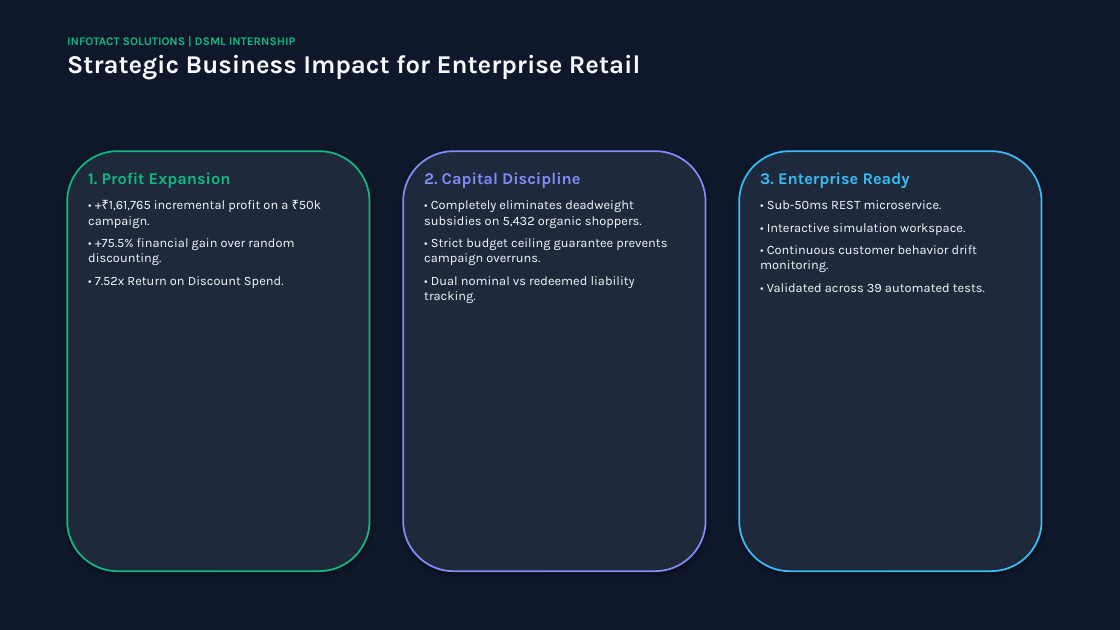
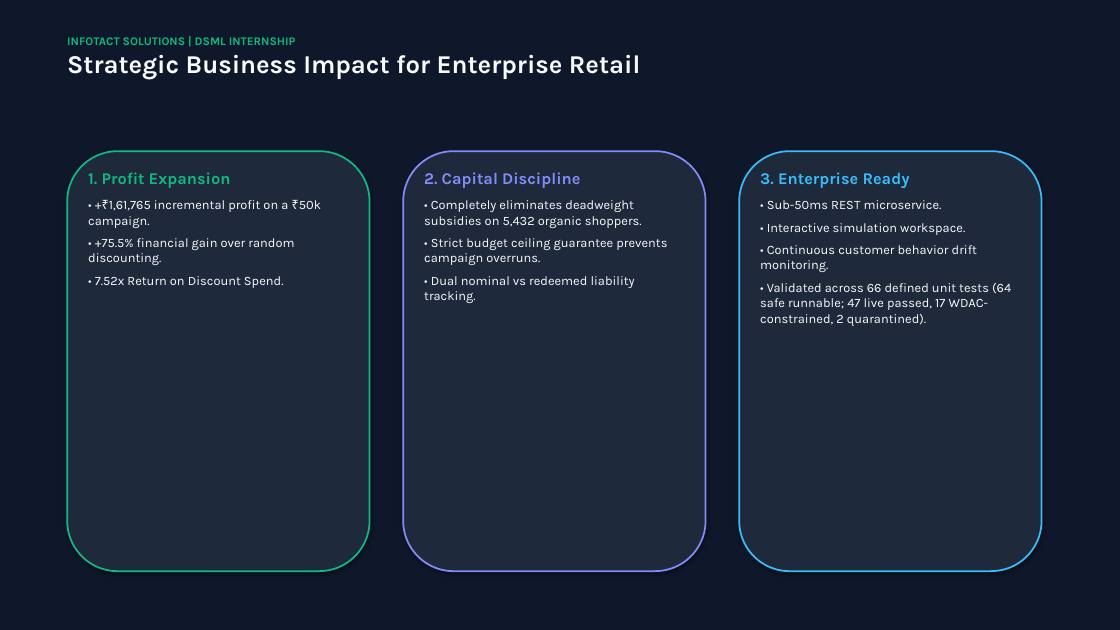
Before and after one commit to Vishal-7d1/EconoCausal, a slide deck: slide 16 of 05_Final_Deliverables/EconoCausal_Final_Presentation.pptx. Drawn at 1120x630 pixels with LibreOffice and Linux fonts; fonts in the diff are those of the drawing. Boxes give left, top, right and bottom in pixels: in the first picture for what was removed or moved away, otherwise in the second. Text is boxed around its words. In the diff, an @@ line names an element or a change of style, - is before the commit and + after.

```diff
--- a/05_Final_Deliverables/EconoCausal_Final_Presentation.pptx
+++ b/05_Final_Deliverables/EconoCausal_Final_Presentation.pptx
@@ text at bbox=[760, 283, 1011, 326]: text changed @@
-• Validated across 39 automated tests.
+• Validated across 66 defined unit tests (64 safe runnable; 47 live passed, 17 WDAC-constrained, 2 quarantined).
```
Also in this commit, not shown: 3 other slides changed, 14 other files.
